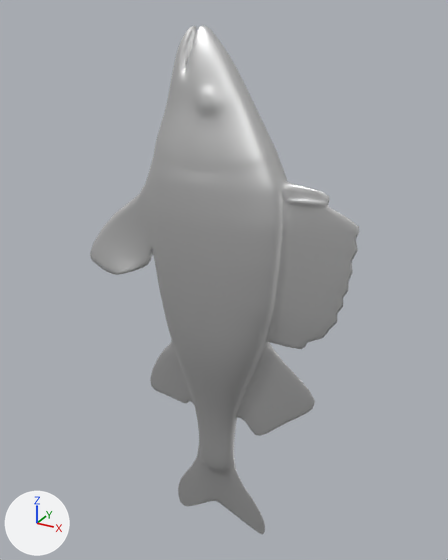
Renders of the COLLADA model src/03-underwater/resources/fish/bass/bass.dae from each side of a commit.
The view is the same before and after, from a 50 mm camera at (2.99, -5.31, 3.06) aimed at (-0.02, 0.16, 0.32). The axes (+X, +Y, +Z) are drawn at lower left. The lights are the same throughout. The first picture is the older version. Where no turn or scale is listed for an object, it has been applied to the vertices.
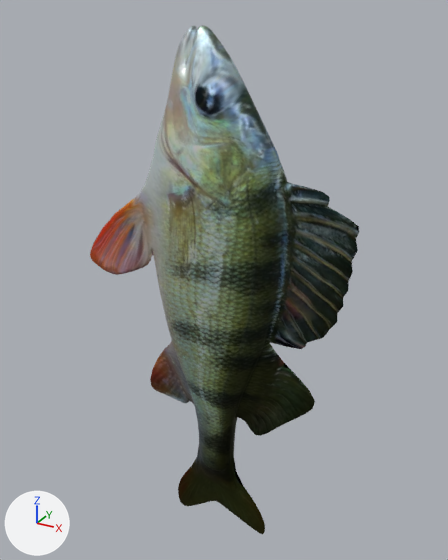
Diff of the bpy script that builds the scene:
```diff
--- a/src/03-underwater/resources/fish/bass/bass.dae.py
+++ b/src/03-underwater/resources/fish/bass/bass.dae.py
@@ img_bass_png @@
+img_bass_png = load_image('bass.png', 'bass.png', 1080, 1080, 'sRGB')
@@ mat_material_001 @@
 mat_material_001 = principled_material('Material.001')
-mat_material_001.base_color = (0.8, 0.8, 0.8)  # white #e7e7e7
+mat_material_001.texture = img_bass_png
 mat_material_001.metallic = 1.0
```

Location of each change, [x1, y1, x2, y2] in pixels of the pictures (448 x 560 px):
'Cube', surface changed (darker): [90, 25, 359, 534] in both
